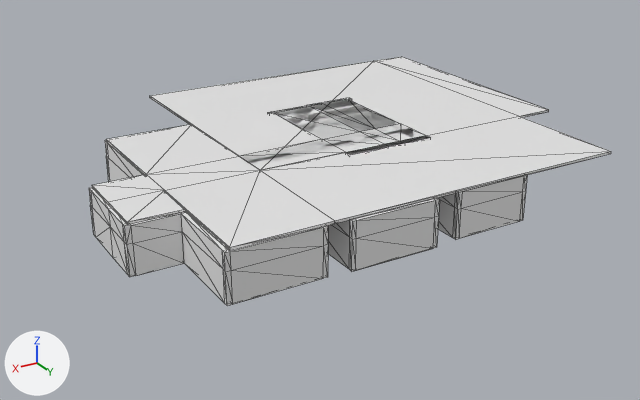
A saved change to the glTF model public/ma_galerie.glb.
One viewpoint serves both versions: a 50 mm lens placed at (63.0, 100.7, 44.8), pointed at (6.5, 6.6, -2.2). Every picture has the same lights, and +X, +Y and +Z are marked at lower left. The first picture is the older version. Mesh edges are drawn as thin lines. Where no turn or scale is listed for an object, it has been applied to the vertices. Vertices at exactly the same position are counted once.

Before the edit, the objects in view are built like this:
```python
me_mesh_001 = bpy.data.meshes.new('Mesh.001')
me_mesh_001.from_pydata(...)  # 538 vertices, 1074 faces; spans x -28.6..37.4, y -23.9..29.8, z 0.1..6.4
me_mesh_001.materials.append(mat_openpbr_shader1)  # white #e7e7e7
ob_wall_nord = bpy.data.objects.new('Wall_Nord', me_mesh_001)
ob_wall_nord.location = (0.0, 0.0, 0.0)
```
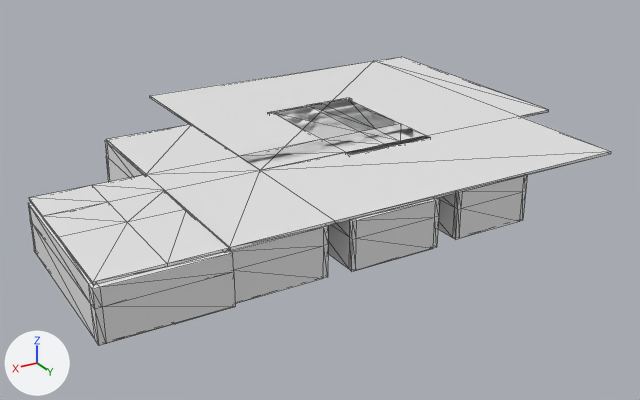
The newer file is also rescaled (x0.333) as a whole; pictures and numbers use the older file's frame.

Pixel boxes [x1, y1, x2, y2] of what changed, in the pictures (640 x 400 px):
'Wall_Nord', reshaped (12% wider, 16% taller): before [89, 57, 611, 306]; after [28, 57, 611, 346]
part 1 of me_mesh_001, built on: before [91, 186, 185, 257]; after [28, 185, 235, 346]

Edits to the bpy script that builds the scene:
```text
Change me_mesh_001:
    used by ob_wall_nord; location = (0.0, 0.0, 0.0)
    remove me_mesh_001.from_pydata(...)  # 538 vertices, 1074 faces; spans x -28.6..37.4, y -23.9..29.8, z 0.1..6.4
    add me_mesh_001.from_pydata(...)  # 604 vertices, 1206 faces; spans x -28.6..44.4, y -23.9..30.1, z 0.1..6.4
    me_mesh_001 part 1
    24 faces are deleted
    1 vertex is added at (30.5, 29.0, 4.0)
    8 new vertices lie (7.1, 0.0, 0.0) away from vertices in x 37.0, y 6.8..18.5, z 6.1..6.4
    6 new vertices lie (0.0, 1.0, 0.0) away from vertices in x 36.7..37.4, y 7.3, z 0.1..6.1
    8 new vertices lie (6.3, 0.0, 0.0) away from vertices in x 37.4, y 7.3..8.3, z 0.1..6.1
    8 new vertices lie (0.7, 0.0, 0.0) away from vertices in x 43.7, y 7.3..8.3, z 0.1..6.1
    8 new vertices lie (0.0, 20.7, 0.0) away from vertices in x 43.7..44.4, y 8.3, z 0.1..6.1
    9 new vertices lie (0.0, 1.1, 0.0) away from vertices in x 30.5..44.4, y 29.0, z 0.1..6.1
    6 new vertices lie (-13.2, 0.0, 0.0) away from vertices in x 43.7, y 29.0..30.1, z 0.1..6.1
    6 new vertices lie (0.0, -1.6, 0.0) away from vertices in x 36.7..37.4, y 13.6, z 0.1..6.1
    6 new vertices lie (0.0, 10.9, 0.0) away from vertices in x 30.4..44.1, y 18.5, z 6.1..6.4
    156 new faces join them
```
